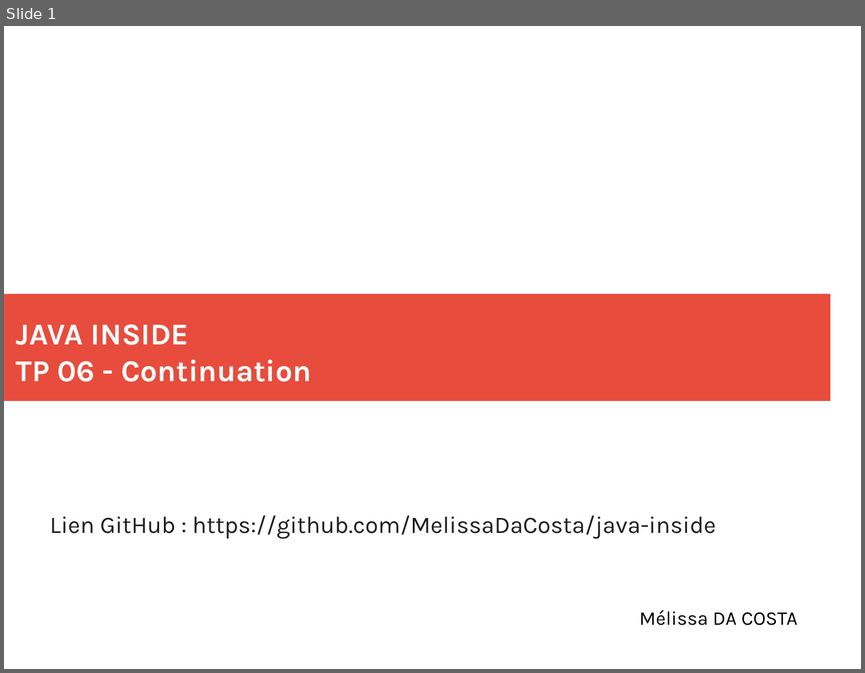
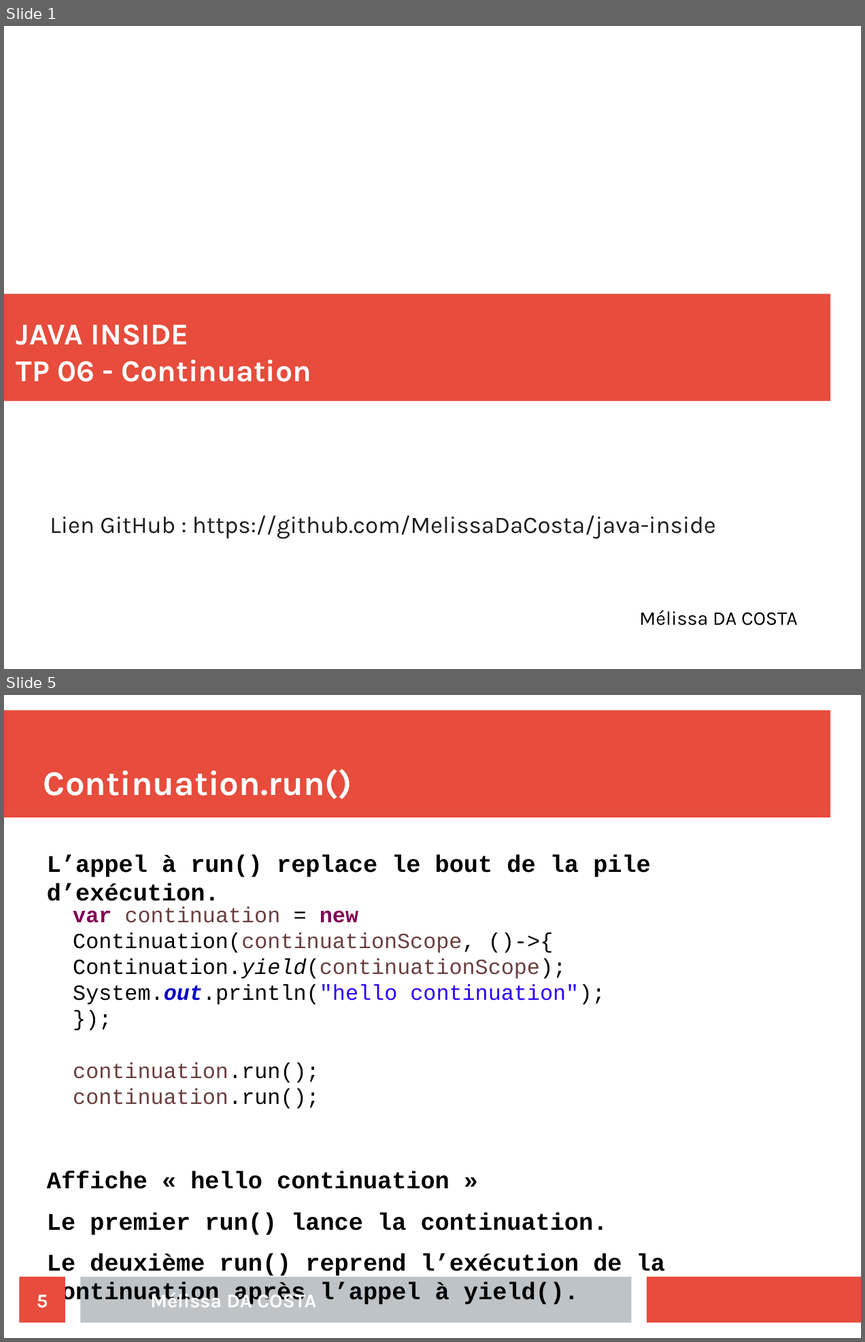
Before and after one commit to MelissaDaCosta/java-inside, a slide deck: lab6/Mélissa_DA_COSTA_slides_TP06.odp. Shown one above the other, each under a label of ours: slide 1 before the commit, slides 1 and 5 after it; the slides between them are not shown. The pictures are 865x673 and 865x1342 pixels, drawn with LibreOffice and Linux fonts; fonts in the diff are those of the drawing. Boxes give left, top, right and bottom in pixels: in the first picture for what was removed or moved away, otherwise in the second. Text is boxed around its words. In the diff, an @@ line names an element or a change of style, - is before the commit and + after.

```diff
--- a/lab6/Mélissa_DA_COSTA_slides_TP06.odp
+++ b/lab6/Mélissa_DA_COSTA_slides_TP06.odp
@@ slide 5 added at (x1=4, y1=695, x2=861, y2=1338), background #FFFFFF @@
@@ rectangle added at (x1=4, y1=711, x2=830, y2=818), fill #E74C3C @@
@@ title added at (x1=43, y1=769, x2=352, y2=799), 32 pt, text #FFFFFF, bold @@
+Continuation.run()
@@ text added at (x1=47, y1=855, x2=665, y2=1306), 22.2 pt, text #000000, bold @@
+L’appel à run() replace le bout de la pile d’exécution.
+Affiche « hello continuation »
+Le premier run() lance la continuation.
+Le deuxième run() reprend l’exécution de la continuation après l’appel à yield().
@@ text added at (x1=73, y1=906, x2=604, y2=1108), 20 pt, text #000000 @@
+var continuation = new Continuation(continuationScope, ()->{
+Continuation.yield(continuationScope);
+System.out.println("hello continuation");
+});
+continuation.run();
+continuation.run();
@@ page number added at (x1=20, y1=1276, x2=65, y2=1323), fill #E74C3C, 18 pt, text #FFFFFF, bold @@
+5
@@ rectangle added at (x1=80, y1=1276, x2=632, y2=1323), fill #BDC3C7 @@
@@ rectangle added at (x1=647, y1=1276, x2=861, y2=1323), fill #E74C3C @@
@@ text added at (x1=150, y1=1289, x2=317, y2=1307), 18 pt, text #FFFFFF, bold @@
+Mélissa DA COSTA
```
Also in this commit, not shown: 5 other slides added, 6 slides removed, 4 other files.
